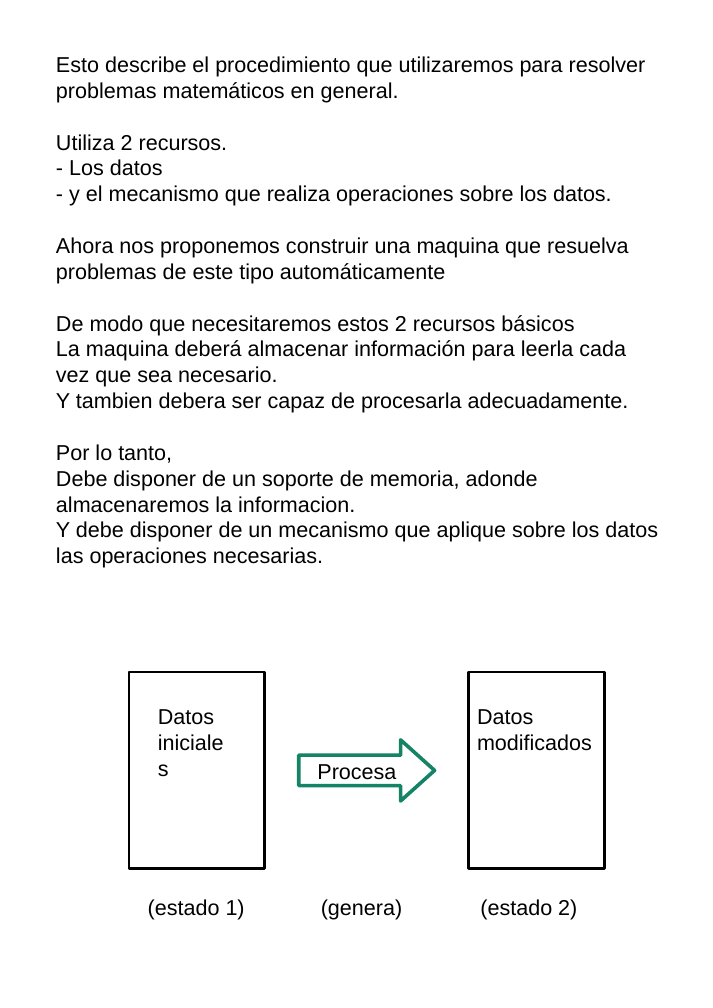
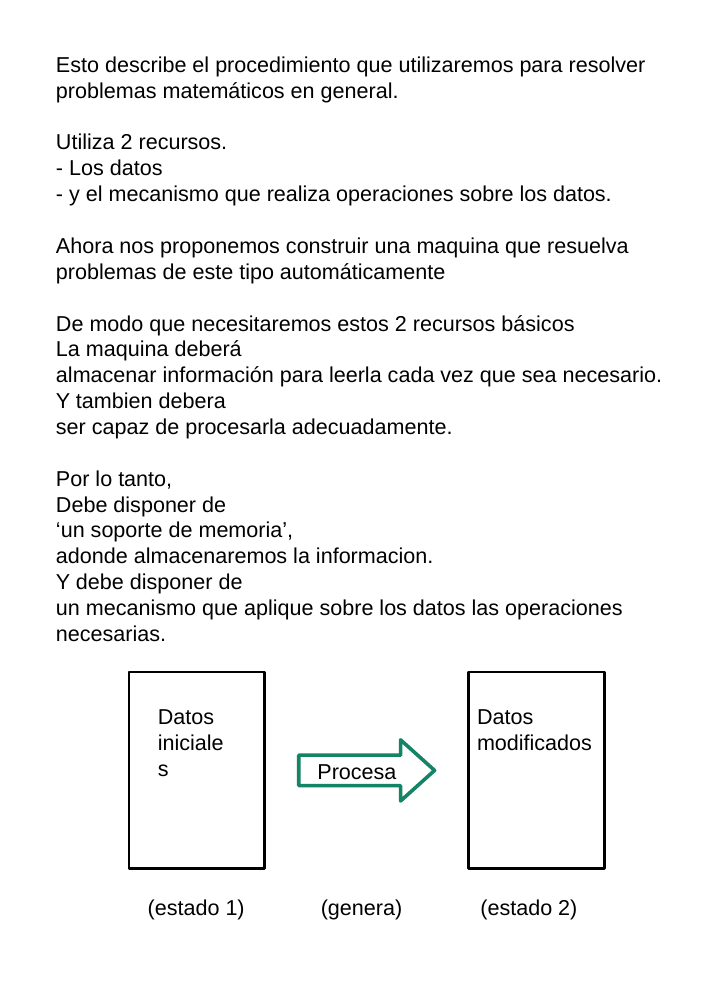
Before and after one commit to fabhrius/La-Cosa, a slide deck: slide 3 of capitulos/Procesamiento de la informacion/Procesamiento de la informacion.odp. Drawn at 713x1008 pixels with LibreOffice and Linux fonts; fonts in the diff are those of the drawing. Boxes give left, top, right and bottom in pixels: in the first picture for what was removed or moved away, otherwise in the second. Text is boxed around its words. In the diff, an @@ line names an element or a change of style, - is before the commit and + after.

```diff
--- a/capitulos/Procesamiento de la informacion/Procesamiento de la informacion.odp
+++ b/capitulos/Procesamiento de la informacion/Procesamiento de la informacion.odp
@@ text at (x1=56, y1=340, x2=662, y2=439): text changed @@
-La maquina deberá almacenar información para leerla cada vez que sea necesario.
-Y tambien debera ser capaz de procesarla adecuadamente.
+La maquina deberá
+almacenar información para leerla cada vez que sea necesario.
+Y tambien debera
+ser capaz de procesarla adecuadamente.
@@ text at (x1=56, y1=496, x2=622, y2=642): text changed @@
-Debe disponer de un soporte de memoria, adonde almacenaremos la informacion.
-Y debe disponer de un mecanismo que aplique sobre los datos las operaciones necesarias.
+Debe disponer de
+‘un soporte de memoria’,
+adonde almacenaremos la informacion.
+Y debe disponer de
+un mecanismo que aplique sobre los datos las operaciones necesarias.
```
Also in this commit, not shown: 2 other slides changed, 6 other files.
